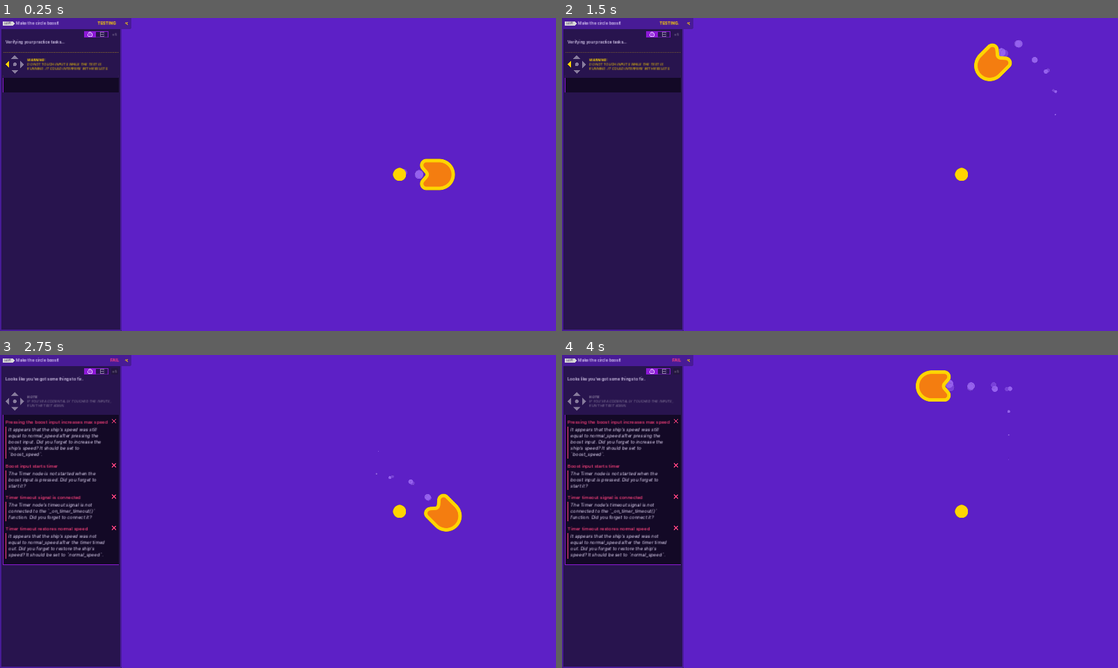
Above: before the commit, frames 1-4 (two rows, left to right).
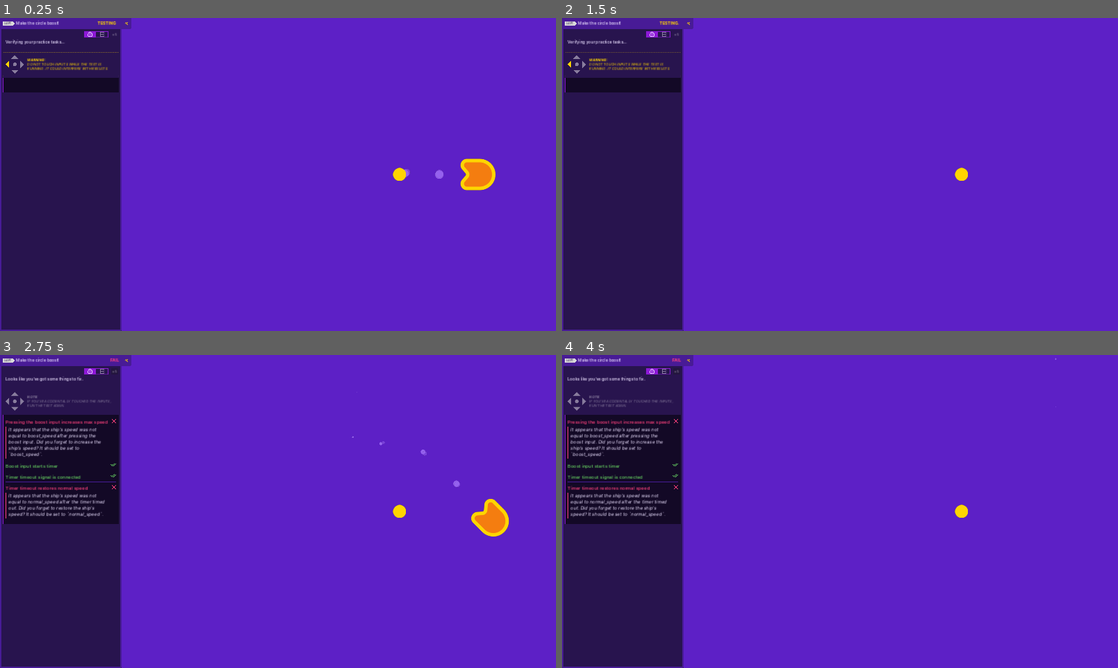
Above: after the commit, the same moments.

Repository: Gaymer7750/2d-GameDev-Course-
Game: Godot game, scene res://practices/L4.P1.boosting_circle/boosting_circle.tscn
The game is run twice, just before and just after one commit, with the same random seed, the same clock (stepped at 60 frames per second) and the same inputs. The project has no main scene, so this scene is started directly.
Inputs:
- Up to frame 1 (0.25 s): no input
- Up to frame 2 (1.5 s): hold D (move_right) 0.53-1.28 s; tap Space (boost, bound only after the commit) at 0.6, 1.35 s; hold S (move_down) from 1.28 s (still down)
- Up to frame 3 (2.75 s): release S (move_down) at 2.03 s; hold D (move_right) from 2.03 s (still down); tap Space (boost, bound only after the commit) at 2.1 s
- Up to frame 4 (4 s): release D (move_right) at 2.78 s; hold W (move_up) 2.78-3.53 s; tap Space (boost, bound only after the commit) at 2.85, 3.6 s; hold A (move_left) from 3.53 s (still down)

The runs differ from the first frame. In frame 1, 1.2% of the frame differs, in the area x 72-90%, y 44-56%; in frame 2, 0.7%; in frame 3, 5.4%, in the area x 0-92%, y 11-68%; in frame 4, 4.9%.

Commit message:
L4 and Practice 4

Diff:
--- a/04.to_space_and_beyond_workbook/Lessons/ship.gd
+++ b/04.to_space_and_beyond_workbook/Lessons/ship.gd
@@ -1,18 +1,28 @@
 extends Sprite2D
+var boost_speed := 1500.0
+var normal_speed := 600.0
 
-var max_speed := 600.0
+var max_speed := normal_speed
 var velocity := Vector2(0, 0)
 
+var direction := Vector2(0, 0)
 func _process(delta: float) -> void:
-	var direction := Vector2(0, 0)
 	direction.x = Input.get_axis("move_left", "move_right")
 	direction.y = Input.get_axis("move_up", "move_down")
 
 	if direction.length() > 1.0:
 		direction = direction.normalized()
 
-	velocity = direction * max_speed
+	if Input.is_action_just_pressed("boost"):
+		normal_speed = boost_speed
+		get_node("Timer").start()
+
+	velocity = direction * normal_speed
 	position += velocity * delta
 
 	if direction. length() > 0.0:
 		rotation = velocity.angle()
+
+
+func _on_timer_timeout():
+	normal_speed = max_speed
--- a/04.to_space_and_beyond_workbook/practices/L4.P1.boosting_circle/boosting_circle.gd
+++ b/04.to_space_and_beyond_workbook/practices/L4.P1.boosting_circle/boosting_circle.gd
@@ -6,9 +6,8 @@
 var max_speed := normal_speed
 var velocity := Vector2(0, 0)
 
-
+var direction := Vector2(0, 0)
 func _process(delta: float) -> void:
-	var direction := Vector2(0, 0)
 	direction.x = Input.get_axis("move_left", "move_right")
 	direction.y = Input.get_axis("move_up", "move_down")
 
@@ -16,14 +15,15 @@
 		direction = direction.normalized()
 
 	if Input.is_action_just_pressed("boost"):
-		# Replace the pass keyword with the code to change the max_speed, get the timer node, and start it.
-		pass
+		normal_speed = boost_speed
+		get_node("Timer").start()
 
-	velocity = direction * max_speed
+	velocity = direction * normal_speed
 	position += velocity * delta
-	if direction.length() > 0.0:
+
+	if direction. length() > 0.0:
 		rotation = velocity.angle()
 
 
 func _on_timer_timeout() -> void:
-	pass
+	normal_speed = max_speed
--- a/04.to_space_and_beyond_workbook/practices/L4.P1.boosting_circle/boosting_circle.tscn
+++ b/04.to_space_and_beyond_workbook/practices/L4.P1.boosting_circle/boosting_circle.tscn
@@ -1,9 +1,9 @@
-[gd_scene load_steps=8 format=3]
+[gd_scene load_steps=8 format=3 uid="uid://cfo3gwg4q71fr"]
 
-[ext_resource type="Texture2D" path="res://assets/practice_assets/shape_ship.png" id="1_tl7du"]
+[ext_resource type="Texture2D" uid="uid://d1xp2mgpkkc42" path="res://assets/practice_assets/shape_ship.png" id="1_tl7du"]
 [ext_resource type="Script" path="res://practices/L4.P1.boosting_circle/boosting_circle.gd" id="2_6jfxp"]
-[ext_resource type="Texture2D" path="res://assets/practice_assets/ellipse_white.png" id="3_foaxg"]
-[ext_resource type="Texture2D" path="res://assets/practice_assets/ellipse_yellow.png" id="4_hp16k"]
+[ext_resource type="Texture2D" uid="uid://bkueifls7csiy" path="res://assets/practice_assets/ellipse_white.png" id="3_foaxg"]
+[ext_resource type="Texture2D" uid="uid://ci5b253al1tus" path="res://assets/practice_assets/ellipse_yellow.png" id="4_hp16k"]
 
 [sub_resource type="Curve" id="Curve_w5itb"]
 _data = [Vector2(0, 0.663194), 0.0, 0.0, 0, 0, Vector2(1, 0), -0.0319997, 0.0, 0, 0]
@@ -47,3 +47,8 @@
 grow_horizontal = 2
 grow_vertical = 2
 color = Color(0.364706, 0.12549, 0.776471, 1)
+
+[node name="Timer" type="Timer" parent="."]
+one_shot = true
+
+[connection signal="timeout" from="Timer" to="." method="_on_timer_timeout"]
--- a/04.to_space_and_beyond_workbook/practices/ship.tscn
+++ b/04.to_space_and_beyond_workbook/practices/ship.tscn
@@ -6,3 +6,8 @@
 [node name="ship" type="Sprite2D"]
 texture = ExtResource("1_1nq4p")
 script = ExtResource("2_5y5y0")
+
+[node name="Timer" type="Timer" parent="."]
+one_shot = true
+
+[connection signal="timeout" from="Timer" to="." method="_on_timer_timeout"]
--- a/04.to_space_and_beyond_workbook/project.godot
+++ b/04.to_space_and_beyond_workbook/project.godot
@@ -53,6 +53,11 @@
 "events": [Object(InputEventKey,"resource_local_to_scene":false,"resource_name":"","device":-1,"window_id":0,"alt_pressed":false,"shift_pressed":false,"ctrl_pressed":false,"meta_pressed":false,"pressed":false,"keycode":0,"physical_keycode":83,"key_label":0,"unicode":115,"echo":false,"script":null)
 ]
 }
+boost={
+"deadzone": 0.5,
+"events": [Object(InputEventKey,"resource_local_to_scene":false,"resource_name":"","device":-1,"window_id":0,"alt_pressed":false,"shift_pressed":false,"ctrl_pressed":false,"meta_pressed":false,"pressed":false,"keycode":0,"physical_keycode":32,"key_label":0,"unicode":32,"echo":false,"script":null)
+]
+}
 
 [rendering]
 
